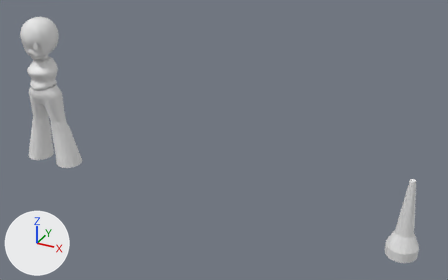
The Blender file Assets/Modelagens 3D/Modelagem_Personagens/Pandora_M.blend as it was, and as the next commit left it.
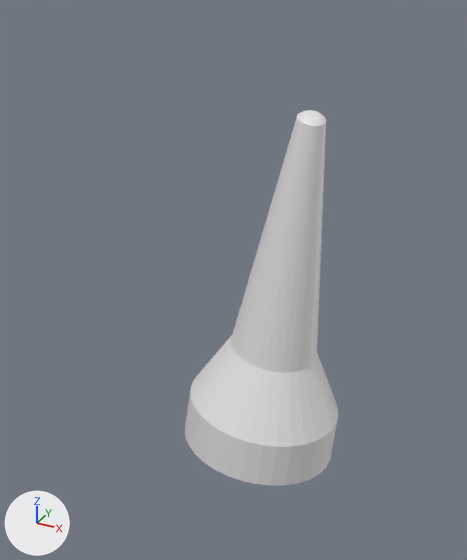
Each version appears first whole from a 50 mm lens placed at (4.39, -4.33, 3.77), pointed at (2.11, 0.23, 1.13), and next in a close-up on the part from 77% to 100% of the width and 55% to 100% of the height. The lights are fixed; the arrows at lower left show +X, +Y and +Z. The first two pictures are the older version.
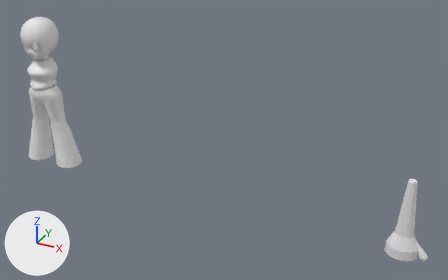
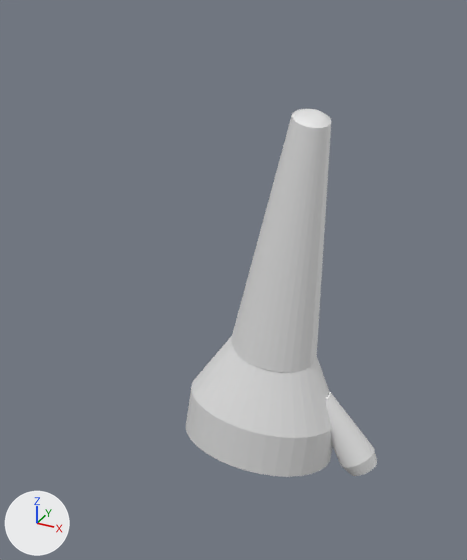
Commit message: Pandora Model Update Blender

Boxes [x1, y1, x2, y2] around the edits, measured in the close-ups (467 x 560 px):
'Cylinder.004', reshaped (6% wider): before [231, 110, 326, 373]; after [231, 109, 332, 373]
'Cylinder.005', rescaled (7% shorter): before [185, 335, 338, 486]; after [186, 336, 333, 477]
'Cylinder.006', added: after [326, 391, 377, 476]

Diff of the bpy script that builds the scene:
```diff
--- a/Assets/Modelagens 3D/Modelagem_Personagens/Pandora_M.blend.py
+++ b/Assets/Modelagens 3D/Modelagem_Personagens/Pandora_M.blend.py
@@ me_cylinder_004 @@
 # used by ob_cylinder_004; location = (3.85, 0.0, 0.949); scale = (-0.0515, -0.0515, -0.0515)
-me_cylinder_004.from_pydata(...)  # 160 vertices, 130 faces; spans x -1.49..1.49, y -1.49..1.49, z -6.73..3.0
+me_cylinder_004.from_pydata(...)  # 160 vertices, 130 faces; spans x -1.49..1.49, y -1.19..1.19, z -6.73..3.0
+# me_cylinder_004 part 1: 158 of 160 vertices moved; they spanned x -1.46..1.46, y -1.49..1.49, z -6.73..3.0 and now span x -1.46..1.46, y -1.19..1.19, z -6.73..3.0; mean shift (0.0, 0.0, 0.0); largest move (0.0, 1.49, 3.0) -> (0.0, 1.19, 3.0)
@@ me_cylinder_006 @@
+me_cylinder_006.from_pydata(...)  # 128 vertices, 98 faces; spans x -0.84..0.84, y -0.84..0.84, z -0.98..1.48
@@ ob_cylinder_005 @@
 ob_cylinder_005.location = (3.854, 0.0, 0.639)
-ob_cylinder_005.scale = (0.129, 0.129, 0.167)
+ob_cylinder_005.scale = (0.129, 0.0966, 0.167)
@@ ob_cylinder_006 @@
+ob_cylinder_006 = bpy.data.objects.new('Cylinder.006', me_cylinder_006)
+ob_cylinder_006.location = (4.005, 0.0, 0.645)
+ob_cylinder_006.rotation_euler = (0.0, -0.631, 0.0)  # degrees (0, -36, 0)
+ob_cylinder_006.scale = (0.0396, 0.0396, 0.0665)
```
